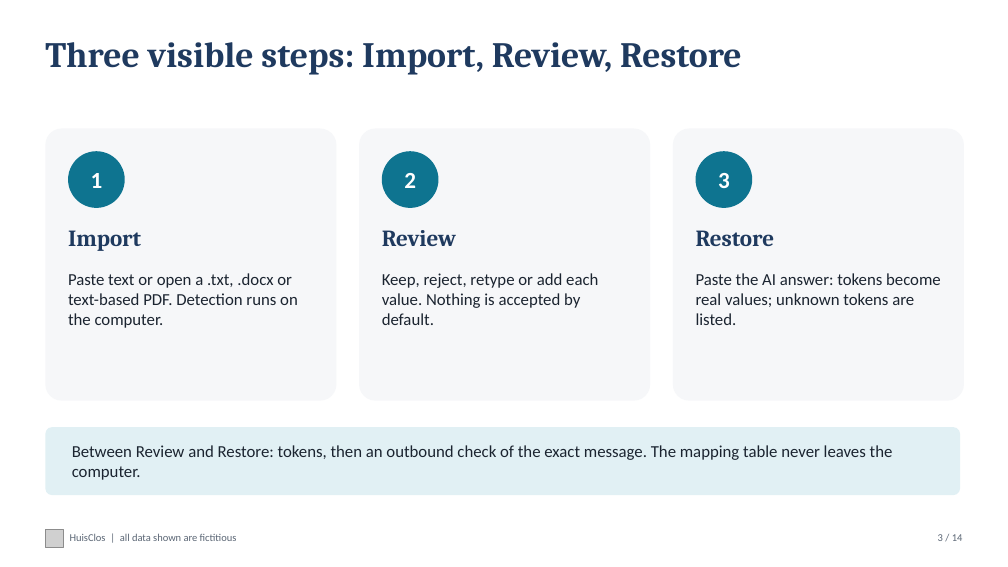
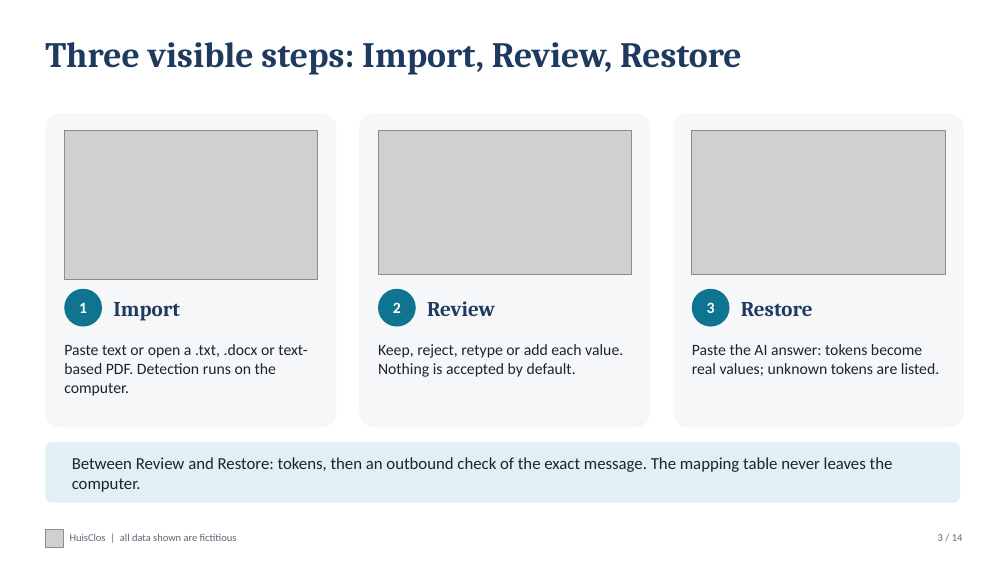
Before and after one commit to Negan-san/huisclos, a slide deck: slide 3 of docs/HuisClos-Presentation.pptx. Drawn at 1008x567 pixels with LibreOffice and Linux fonts; fonts in the diff are those of the drawing; grey boxes stand for pictures. Boxes give left, top, right and bottom in pixels: in the first picture for what was removed or moved away, otherwise in the second. Text is boxed around its words. In the diff, an @@ line names an element or a change of style, - is before the commit and + after.

```diff
--- a/docs/HuisClos-Presentation.pptx
+++ b/docs/HuisClos-Presentation.pptx
@@ rounded rectangle: place and size @@
-rounded rectangle at box(45, 129, 337, 401)
+rounded rectangle at box(45, 113, 337, 427)
@@ rounded rectangle: place and size @@
-rounded rectangle at box(359, 129, 650, 401)
+rounded rectangle at box(359, 113, 650, 427)
@@ proportions changed in 3 elements at box(45, 113, 337, 427), box(359, 113, 650, 427), box(673, 113, 964, 427) @@
@@ rounded rectangle: place and size @@
-rounded rectangle at box(673, 129, 964, 401)
+rounded rectangle at box(673, 113, 964, 427)
@@ picture added at box(64, 130, 318, 280) @@
@@ picture added at box(378, 130, 631, 274) @@
@@ picture added at box(692, 130, 945, 274) @@
@@ ellipse "1": place and size @@
-ellipse "1" at box(68, 151, 125, 208)
+ellipse "1" at box(64, 289, 102, 327)
@@ text "Import": place and size @@
-text "Import" at box(68, 230, 141, 251)
+text "Import" at box(113, 302, 180, 321)
@@ ellipse "2": place and size @@
-ellipse "2" at box(382, 151, 439, 208)
+ellipse "2" at box(378, 289, 416, 327)
@@ text "Review": place and size @@
-text "Review" at box(382, 230, 456, 246)
+text "Review" at box(427, 301, 495, 316)
@@ size 22 to 15 pt in 3 elements at box(64, 289, 102, 327), box(378, 289, 416, 327), box(692, 289, 730, 327) @@
@@ ellipse "3": place and size @@
-ellipse "3" at box(696, 151, 752, 208)
+ellipse "3" at box(692, 289, 730, 327)
@@ size 22 to 20 pt; vertical alignment top to middle in 3 elements at box(113, 302, 180, 321), box(427, 301, 495, 316), box(741, 302, 813, 316) @@
@@ text "Restore": place and size @@
-text "Restore" at box(696, 230, 775, 246)
+text "Restore" at box(741, 302, 813, 316)
@@ size 16 to 15 pt in 3 elements at box(378, 344, 623, 377), box(692, 344, 939, 376), box(64, 344, 307, 396) @@
@@ text "Paste text or open a ...": place and size @@
-text "Paste text or open a ..." at box(68, 273, 298, 328)
+text "Paste text or open a ..." at box(64, 344, 307, 396)
@@ text "Keep, reject, retype or add ...": place and size @@
-text "Keep, reject, retype or add ..." at box(382, 273, 598, 325)
+text "Keep, reject, retype or add ..." at box(378, 344, 623, 377)
@@ text "Paste the AI answer: tokens ...": place and size @@
-text "Paste the AI answer: tokens ..." at box(696, 273, 941, 325)
+text "Paste the AI answer: tokens ..." at box(692, 344, 939, 376)
@@ rounded rectangle: place and size @@
-rounded rectangle at box(45, 427, 960, 495)
+rounded rectangle at box(45, 442, 960, 503)
@@ text "Between Review and Restore: tokens, ...": place and size @@
-text "Between Review and Restore: tokens, ..." at box(72, 445, 893, 480)
+text "Between Review and Restore: tokens, ..." at box(72, 457, 893, 492)
```
Also in this commit, not shown: 1 other slide changed, 13 other files.
